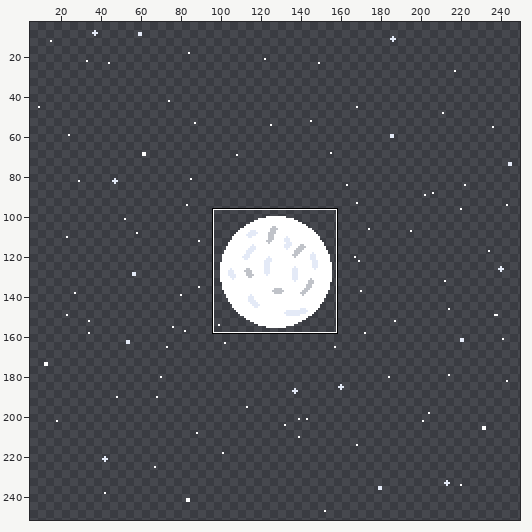
Pixel-art file, stored at aseprite/shrine_moon.aseprite. Above: a wide view before the commit, with the close-up outlined.
Close-up. Earlier state:
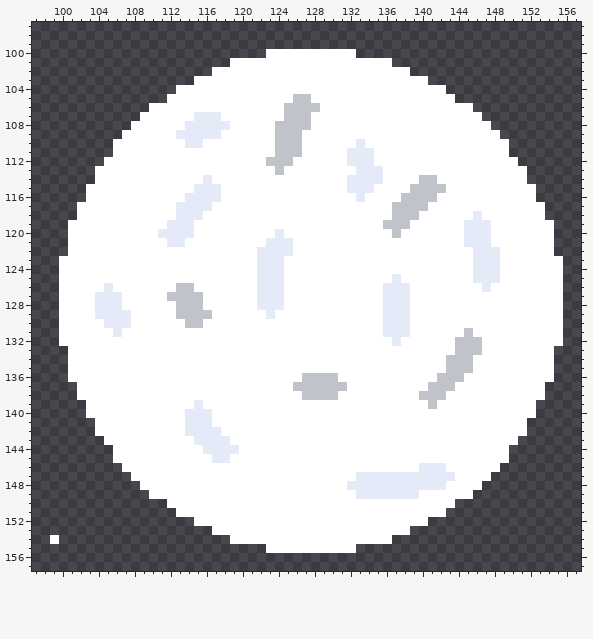
256x256 pixels, 1 frame. Colours within 5 levels of each other are drawn and written as one. Shown: x 97..157, y 97..157. The wide view leaves out empty margins.
Once edited:
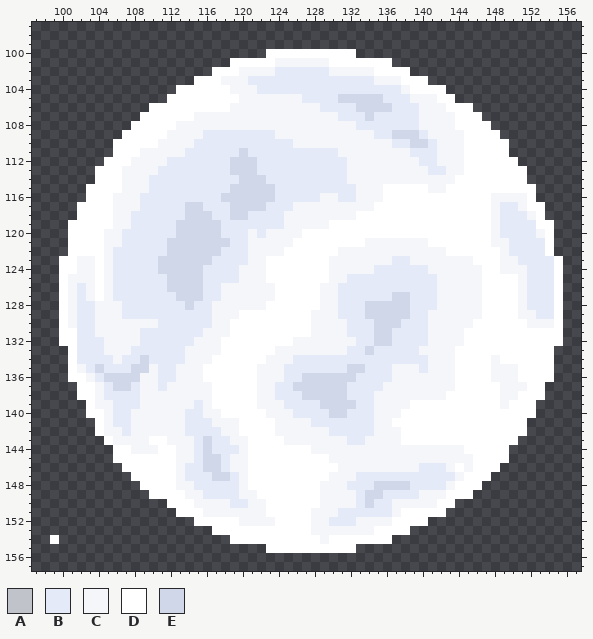
Palette (. is transparent): A #c0c3c9  B #e4eaf7  C #f5f6fa  D #ffffff  E #cfd7e8
Diff:
Changed rows in their new state; - is an unchanged pixel.
first column x 101:
101 -----------------------CCCCCC-------------------------
102 -------------------CCCCBBBBBBCCCCC--------------------
103 -----------------CCCBBBBBBBBBBBBBBCCC-----------------
104 ------------------CCCBBBBBBBBBBBBBBBBC----------------
105 -------------------CCCCCCCBBBBEEEEEBBBCCC-------------
106 ------------------CCCCCCCCCCBBBBEEEEBBBCCC------------
107 --------------CCCCCCCCCCCCCCCCBBBEBBBBBCCCC-----------
108 ------------CCCCCCCCCCCCCCCCCCCCBBBBBBBCCCC-----------
109 -----------CCCC--BBBBBBCCCCCCCCCCCBBEEEBCCCC----------
110 ----------CCCC-BBBBBBBBBBCCCCCCCCCCCBBEEBCCC----------
111 --------CCCCCBBBBBBEBBBBBBBBBBCCCCCCCCBBBCCC----------
112 -------CCCCBBBBBBBEEEBBBBBBBBBBCCCCCCCCBBCCC----------
113 ------CCCCBBBBBBBBEEEBBBBBBBBBBCCCCCCCCCBBCC----------
114 ------CCCBBBBBB-BBBEEEBBBBBBBBBCCCCCCCCCCCC-----------
115 ------CCCBBBBB---BEEEEEBBBBBBBB-CCC---DDCC------------
116 -----CCCBBBBB----EEEEEEBBBBBCCBBCCC--DDDD------CCCC---
117 -----CCCBBBB-EE-BBEEEEBBBCCCCCCCCC--DDDD-------CBBC---
118 -----CCBBBBB-EEEBBEEBBBBCCCCCCCC----DDD------D-CBBBC--
119 -----CCBBBB-EEEEEBBBBBBBCCCCC------DDD------DDDCBBBB--
120 ----CCBBBB--EEEEEBBBCBCCCC----------D-------DDDCBBBBC-
121 ----CCBBBBBEEEEEEEBBCCCCC--------CCCCCCC----DDDCCBBBB-
122 ----CBBBBBBEEEEEEBBBCCCCD-----CCCCCCCCCCCC---DDDCBBBB-
123 -CC-CBBBBBEEEEEEBBBBCCDD-----CCCCCCCBBCCCCCCCDDDCCBBBB
124 -CC-CBBBBBEEEEEBBBBCCCDD-----CCCCCBBBBBBCCCCCCDDCCCBBB
125 CCC-CBBBBBBEEEEBBBBCCCDD-----CCBBBBB-BBBBCCCCCDD--CBBB
126 CBC-CBBBBBBEEEEBBCCCCCCD----CCBBBBB---BBBCCCCCD---CBBB
127 CBCDC-BBBBBBEEEBBCCCCCCD----CCBBBBB-EEBBBCCCCC----CBBB
128 CBBCCCBBBBBBBEBBCCCCCCDD----CCBBBEEEEEBBBCCCCC----CBBB
129 CBBCCC-BBBBBBBBBCCC---D----CCCBBBEEEEEBBCCCCCC----CCBB
130 CBBCCCCCCCBBBBBBCC---------CCCCBBBEEE-BBCCCCC------CCC
131 -BBCCCCCBBBBBBBCCC---------CCCCBBBEE--BBCCCCD---------
132 -BBBCCCCBBBBBBCCC--------CCCCCCCBBEE-BBBCCCCDD--------
133 -BBBCCCBBBBBBCCCC------CCCCCCCCBBEBBBBBCCCCDDD--------
134 -BBBBCBBEBBBBCCC------CCCBBBBBBBBBBBBBBBCCCDD--C------
135 -CBEBBBEECBBCCC------CCCBBBBBBBEEBBBCCCBCCCDD--CCC----
136 --CBEEEECCBBCCC------CCCBBEEEEEEBBBBCCCCCCCD---CCC----
137 ---CBEEBCCBCCCCC-----CCBBEEEEEEBBBBCCCCCCCC-----CCC---
138 ---CBBBBCCCCCCCC-----CCBBBEEEEEBBBCCCCCCCC------CC----
139 ---CCBBBCCCCCC-C-----CCCBBBBEEEEBBCCCC--D-------C-----
140 ----CBBCCCCCC--CC-----CCCBBBBEEBBBCCC-----------------
141 ----CBBCCCCCC---CCC----CCCCBBBBBBBCC------------------
142 ----CCBCCCCCC----CC----CCCCCCBBBBBCCC-----------------
143 -----CCCC--CCC-E--CC----CCCCCCCBBCCCC-----------------
144 -------CCC--CCBE---C-------CCCCCCCCCCCCCCCCC----------
145 ------------CCBEE-CC---------CCCCCCCCCCCCCCCC---------
146 ------------CBBEEBCC----------CCCCCCCCC---C-C---------
147 ------------CBBBEEBC---------CCC-----------C----------
148 ------------CCBBBBBC--------CCC---EEEE----C-----------
149 -------------CCBBBBCC-------CCCC-EE----CCC------------
150 --------------CCCCBBCC------CCCCBEBBCCCCC-------------
151 ---------------CCCCCCC-----CCCBBBBBBC-----------------
152 -------------------CCCC----CCBBBCCCC------------------
153 ---------------------------CCCCCCC--------------------
154 ----------------------------C-------------------------
Pixel boxes of the changes (left, top, right, bottom) in both close-ups:
changed: (68, 58, 554, 544)
